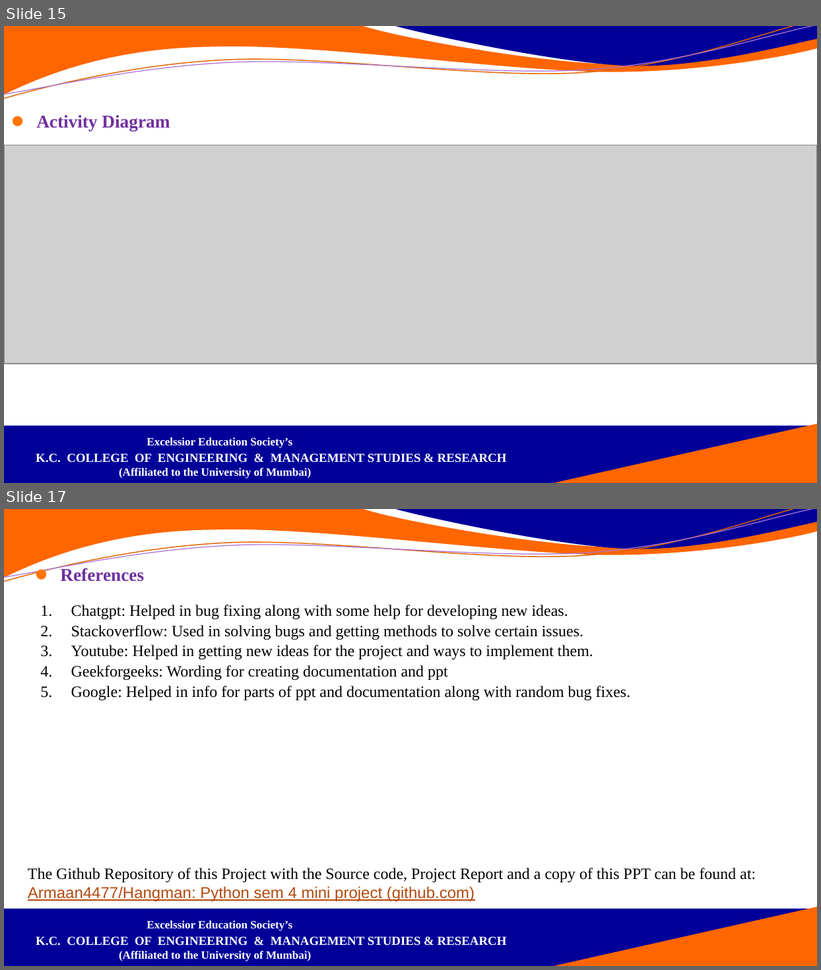
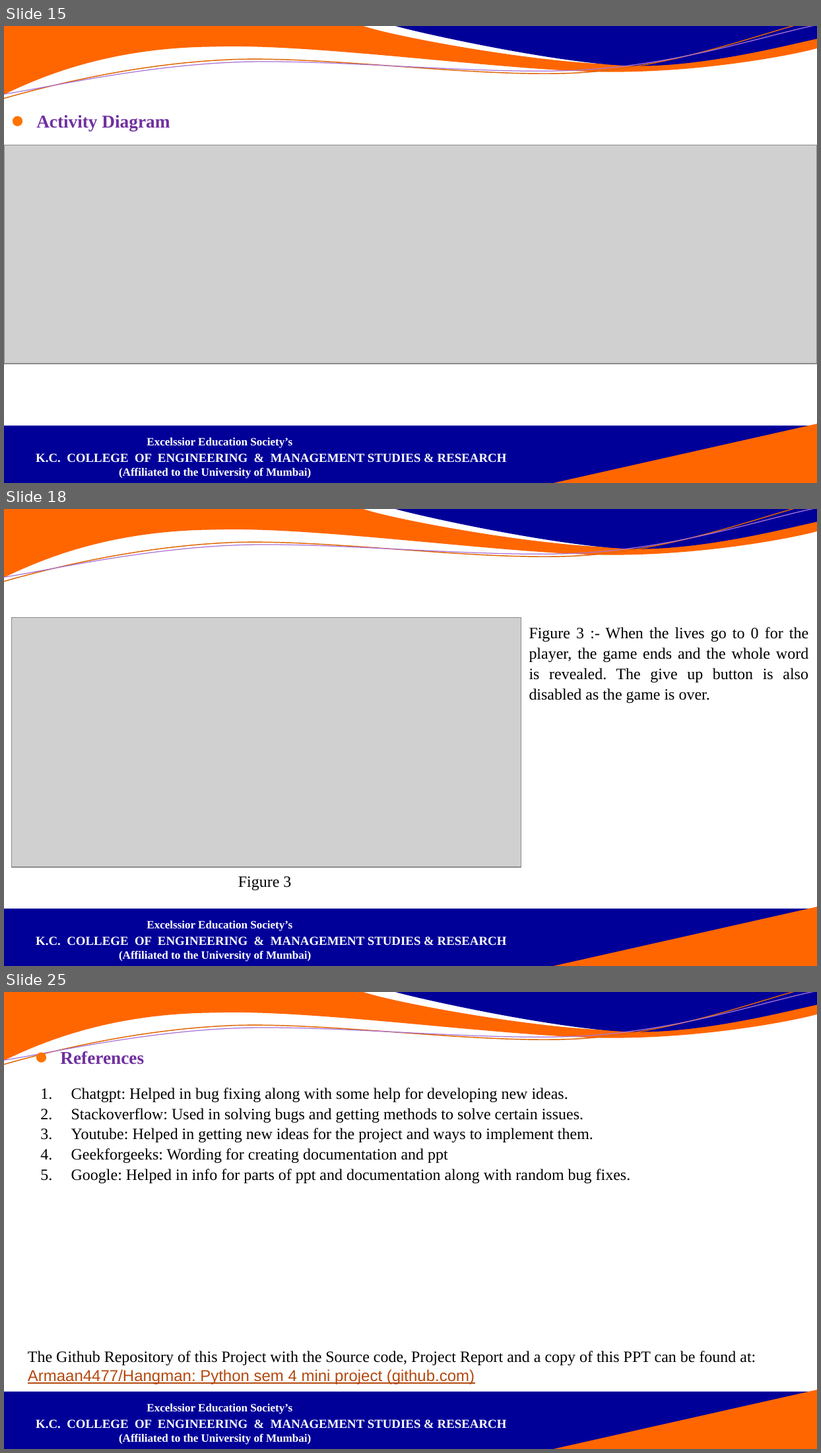
Before and after one commit to Armaan4477/Hangman, a slide deck: Documentation and ppt/PPT/Hangman_ppt.pptx. Shown one above the other, each under a label of ours: slides 15 and 17 before the commit, slides 15, 18 and 25 after it; the slides between them are not shown. The pictures are 821x970 and 821x1453 pixels, drawn with LibreOffice and Linux fonts; fonts in the diff are those of the drawing; grey boxes stand for pictures; background and template pictures are left out. Boxes give left, top, right and bottom in pixels: in the first picture for what was removed or moved away, otherwise in the second. Text is boxed around its words. In the diff, an @@ line names an element or a change of style, - is before the commit and + after.

```diff
--- a/Documentation and ppt/PPT/Hangman_ppt.pptx
+++ b/Documentation and ppt/PPT/Hangman_ppt.pptx
@@ slide 18 added at (x1=4, y1=509, x2=817, y2=966), background #FFFFFF; not listed: 6 template elements that a slide beside it also shows @@
@@ picture added at (x1=11, y1=618, x2=521, y2=867) @@
@@ text added at (x1=529, y1=627, x2=809, y2=703), 14 pt, text #000000 @@
+Figure 3 :- When the lives go to 0 for the player, the game ends and the whole word is revealed. The give up button is also disabled as the game is over.
@@ text added at (x1=238, y1=877, x2=291, y2=890), 14 pt, text #000000 @@
+Figure 3
@@ what was slide 17 is now slide 25 @@
```
Also in this commit, not shown: 8 other slides added, 1 slide removed.
